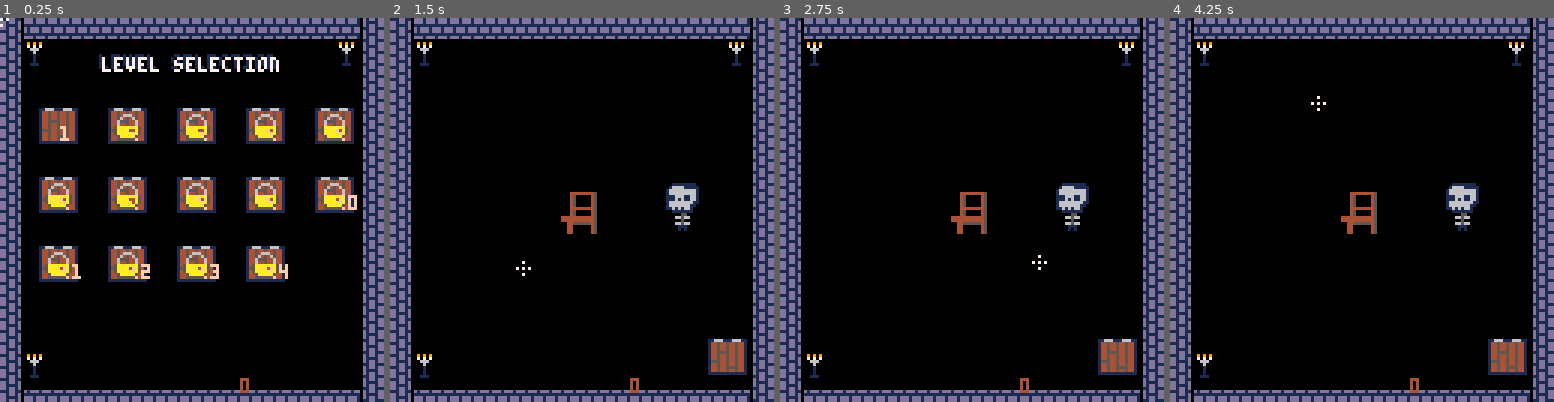
Above: before the commit, frames 1-4 (left to right).
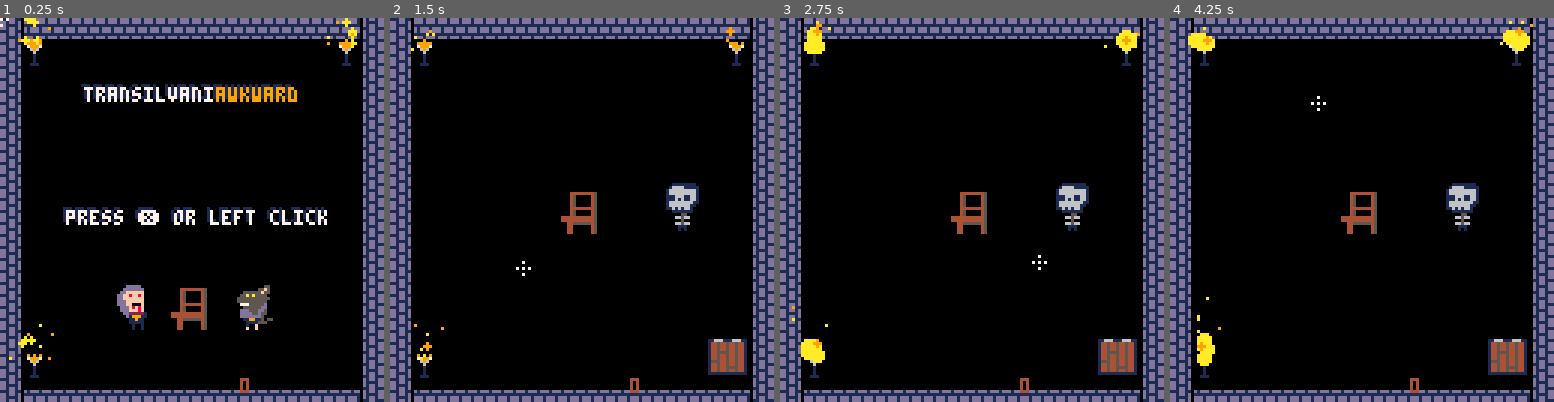
Above: after the commit, the same moments.

Repository: Mastoast/LDjam54
Game: PICO-8 cartridge ld54.p8
Two runs of this game, one before a commit and one after it. Both use one fixed random seed, a clock stepped at 60 frames per second and the inputs below.
Inputs (mouse positions are in pixels of both pictures, inside the frame that each line leads up to):
- Up to frame 1 (0.25 s): no input
- Up to frame 2 (1.5 s): tap O (Z key) at 0.33, 0.7, 1.43 s; click (459, 121) at 0.67 s; tap X (X key) at 1.07 s; click (520, 267) at 1.22 s
- Up to frame 3 (2.75 s): click (975, 114) at 1.77 s; tap X (X key) at 2.07, 2.4, 2.73 s; tap O (Z key) at 2.22 s; click (1037, 259) at 2.32 s
- Up to frame 4 (4.25 s): click (1492, 106) at 2.87 s; tap X (X key) every 0.33 s from 3.07 to 4.07 s; tap O (Z key) at 3.1, 3.98 s; click (1254, 256) at 3.42 s; click (1315, 102) at 3.97 s

The runs differ from the first frame. In frame 1, 20% of the frame differs, in the area x 2-93%, y 0-90%; in frame 2, 0.2%; in frame 3, 0.9%; in frame 4, 1.0%.

Commit message:
fixes

Diff:
--- a/ld54.p8
+++ b/ld54.p8
@@ -93,12 +93,142 @@
 
 
 
+…(130 lines of a section not shown)…
 __gff__
 0000000000000000000000000000000001000000020004000800100020000000000000000000000000000000000000000000000000000000000000000000000000000000000000000000400000000000000000000000000000000000000000000000000000000000000000000000000000000000000000000000000000000000
 0000000000000000000000000000000000000000000000000000000000000000000000000000000000000000000000000000000000000000000000000000000000000000000000000000000000000000000000000000000000000000000000000000000000000000000000000000000000000000000000000000000000000000
 __map__
 4442424242424242424242424242424500000000000000000000000000000000450000000000454545454500000000454545454545454545454545454545454545454545454545454545454545454545454545454545454545454545454545454545454545454545454545454545454545454545454545454545454545454545
-4477404040404040404040404040774500000000000000000000000000000000007700000000000000000000000077004577000000000000000000000000774545770000000000000000000000007745457700000000000000000000000077454577000000000000000000000000774545770000101100001819181916177745
+4440404040404040404040404040404500000000000000000000000000000000007700000000000000000000000077004577000000000000000000000000774545770000000000000000000000007745457700000000000000000000000077454577000000000000000000000000774545770000101100001819181916177745
 4440404040404040404040404040404500000000000000000000000000000000000000000000000000000000000000004500001415141514151415141500004545000000000000000000000000000045450000000000000000000000000000454500000000000000000000000000004545000000202100002829282926270045
 44404040404040404040404040404045000000000000000000000000000000000000000000000000000000000000000045000024252425242524252425000045450000000000000000000000000000454500000000000000000000000000004545000000000000000000000000000045450010114a4b10111415141514150045
 44404040404040404040404040404045000000000000000000000000000000000000000000000000000000000000000045001011101110111011101110110045450010110000000000000000000000454500000000000000000000000000004545001819000010111011000000000045450020215a5b20212425242524250045
@@ -111,23 +241,23 @@
 4440404040404040404040404040404500000000001415000014150000000000000000141516171415161714150000004500202120212021202120212021004545000000000000000000000000000045450000001819001a1b001a1b00000045450000000000000000000000000000454510114a4b1011000000001011000045
 4440404040404040404040404040404500000000002425000024250000000000000000242526272425262724250000004500000000000000000000000000004545000000000000001819181900000045450000002829002a2b002a2b0000004545000000001a1b1617161700000000454520215a5b2021000000002021000045
 44404040404040404040404040404045000000000000000000000000000000000000000000000000000000000000000045000014151415141514151415000045450000000000000028292829000000454500000000000000000000000000004545000000002a2b26272627000000004545000010110016171617161700000045
-4477404040404040404040404040404500000000000000000000000000000000007700000000000000000000000077004577002425242524252425242500774545770000000000000000000000007745457700000000000000000000000077454577000000000000000000000000774545770020210026272627262700007745
+4440404040404040404040404040404500000000000000000000000000000000007700000000000000000000000077004577002425242524252425242500774545770000000000000000000000007745457700000000000000000000000077454577000000000000000000000000774545770020210026272627262700007745
 4443434343434343434343434343434500000000000000000000000000000000450000000045454545450000000000454545454545454545454545454545454545454545454545454545454545454545454545454545454545454545454545454545454545454545454545454545454545454545454545454545454545454545
 4545454545454545454545454545454545454545454545454545454545454545454545454545454545454545454545454545454545454545454545454545454545454545454545454545454545454545454545454545454545454545454545454545454545454545454545454545454545454545454545454545454545454545
 45770000000000000000000000007745457700000000000000000000000077454577000000000000000000000000774545771415141514151415141514157745457700000000000000000000000077454577000010110000181916171c1d77454577000000000000000000000000774545770000000000000000000000007745
 45000000000000000000000000000045450000000000000000000000000000454500000000000000000000000000004545002425242524252425242524250045450000000000000000000000000000454500000020210000282926272c2d00454500000000000000000000000000004545000000000000000000000000000045
 4500000000000000000000000000004545000000000000000000000000000045450000000000000000000000000000454514150000000000000000000014154545000000000000000000000000000045450010114a4b101114151415141500454500000000000000000000000000004545000000000000000000000000000045
-4500000000000000000000000000004545000000000000000000000000000045450000000000000000000000000000454524250000001011101100000024254545000000000000000000000000000045450020215a5b202124252425242500454500000000000000000000000000004545000000000000000000000000000045
-450000000000000000000000000000454514150000000010110000000000004545000000000010110000000000000045450000000000202120210000000000454500000000000000000000000000004545000000101100001a1b1a1b141500454500000000000000000000000000004545000000000000000000000000000045
-450000000000000000000000000000454524250000000020210000000000004545000000000020210000000000000045450000101100000000000010110000454500000000000000000000000000004545000000202100002a2b2a2b242500454500000000000000000000000000004545000000000000000000000000000045
-4500000010111011101110110000004545141500001011101110110000000045450000000010111011101100000000454500002021001011101100202100004545000000000000000000000000000045450000000000000000000010110000454500000000000000000000000000004545000000000000000000000000000045
-4500000020212021202120210000004545242500002021202120210000000045450000000020212021202100000000454500001011002021202100101100004545000000000000000000000000000045450000000000000000000020210000454500000000000000000000000000004545000000000000000000000000000045
+4500000000000000000000000000004545000000000000000000000000000045450000000000000000000000000000454524250000001011101100000024254545000000101100001011000000000045450020215a5b202124252425242500454500000000000000000000000000004545000000000000000000000000000045
+450000000000000000000000000000454514150000000010110000000000004545000000000010110000000000000045450000000000202120210000000000454500000020211011202110110000004545000000101100001a1b1a1b141500454500000000000000000000000000004545000000000000000000000000000045
+450000000000000000000000000000454524250000000020210000000000004545000000000020210000000000000045450000101100000000000010110000454500000010112021101120210000004545000000202100002a2b2a2b242500454500000000000000000000000000004545000000000000000000000000000045
+4500000010111011101110110000004545141500001011101110110000000045450000000010111011101100000000454500002021001011101100202100004545000000202110112021101100000045450000000000000000000010110000454500000000000000000000000000004545000000000000000000000000000045
+4500000020212021202120210000004545242500002021202120210000000045450000000020212021202100000000454500001011002021202100101100004545000000000020210000202100000045450000000000000000000020210000454500000000000000000000000000004545000000000000000000000000000045
 450000000000000000000000000000454500000000000010110000000000004545000000000000000000000000000045450000202100000000000020210000454500000000000000000000000000004545000010110000000010114a4b1011454500000000000000000000000000004545000000000000000000000000000045
 450000000000000000000000000000454500000000000020210000000000004545000000000000000000000000000045450000000000101110110000000000454500000000000000000000000000004545000020210000000020215a5b2021454500000000000000000000000000004545000000000000000000000000000045
-45000000000016171c1d000000000045450000000000000000000000000000454500000000000000000000000000004545000000000020212021000000000045450000000000000000000000000000454510114a4b10110000000010110000454500000000000000000000000000004545000000000000000000000000000045
-45000000000026272c2d000000000045450000000000000000001c1d000000454500000000000000000000000000004545000000000000000000000000000045450000000000000000000000000000454520215a5b20210000000020210000454500000000000000000000000000004545000000000000000000000000000045
-45000000000000000000000000000045450000000000000000002c2d0000004545000014151c1d14151415000000004545001c1d1c1d000000000000000000454500161714151415141514151c1d0045450000101100161714151c1d000000454500000000000000000000000000004545000000000000000000000000000045
-457700000000000000000000000077454577000000000000000000000000774545770024252c2d24252425000000774545772c2d2c2d000000000000000077454577262724252425242524252c2d7745457700202100262724252c2d000077454577000000000000000000000000774545770000000000000000000000007745
+45000000000016171c1d000000000045450000000000000000000000000000454500000000000000000000000000004545000000000020212021000000000045450000000016171415161700000000454510114a4b10110000000010110000454500000000000000000000000000004545000000000000000000000000000045
+45000000000026272c2d000000000045450000000000000000001c1d000000454500000000000000000000000000004545000000000000000000000000000045450000000026272425262700000000454520215a5b20210000000020210000454500000000000000000000000000004545000000000000000000000000000045
+45000000000000000000000000000045450000000000000000002c2d0000004545000014151c1d14151415000000004545001c1d1c1d0000000000000000004545000014151c1d14151c1d1415000045450000101100161714151c1d000000454500000000000000000000000000004545000000000000000000000000000045
+457700000000000000000000000077454577000000000000000000000000774545770024252c2d24252425000000774545772c2d2c2d0000000000000000774545770024252c2d24252c2d2425007745457700202100262724252c2d000077454577000000000000000000000000774545770000000000000000000000007745
 4545454545454545454545454545454545454545454545454545454545454545454545454545454545454545454545454545454545454545454545454545454545454545454545454545454545454545454545454545454545454545454545454545454545454545454545454545454545454545454545454545454545454545
 
 
--- a/levels.lua
+++ b/levels.lua
@@ -107,7 +107,7 @@
     load_level_from_map(self)
 end
 
-level3_5 = { radius = 40, map = {x = 64, y = 16} }
+level3_5 = { radius = 20, map = {x = 64, y = 16} }
 function level3_5.init(self)
     load_level_from_map(self)
 end
--- a/main.lua
+++ b/main.lua
@@ -11,6 +11,9 @@
     shake = 0
     cam = {x = 0, y = 0}
     printable = 0
+    transi = 0
+    transi_min = 0
+    transi_max = 128
     --
     exir_door_pos = {x = 105, y = 105}
     levels = {level1_1, level1_2, level1_3, level1_4, level2_1, level2_2, level2_3, level2_4, level3_1, level3_2, level3_3, level3_4, level3_5, level3_6}
@@ -29,8 +32,8 @@
         levels[index].cleared = (dget(index) == 1 and true) or false
     end
     -- init_level(levels[current_level])
-    -- init_menu()
-    init_lvl_selection()
+    init_menu()
+    -- init_lvl_selection()
     -- create(bat, 64, 64)
 end
 
@@ -47,6 +50,13 @@
     --
     menuitem(1)
     menuitem(2)
+    create(chair, 56, 88)
+    local vamp = create(vampire, 40-4, 88)
+    vamp.flip_x = true
+    create(wolf, 72 + 4, 88)
+    create(chandelier, 11, 9)
+    create(chandelier, 11, 113)
+    create(chandelier, 115, 9)
 end
 
 function init_lvl_selection()
@@ -84,9 +94,9 @@
     --
     level:init()
     create(exit_door, exir_door_pos.x, exir_door_pos.y)
-    -- create(chandelier, 11, 9)
-    -- create(chandelier, 11, 113)
-    -- create(chandelier, 115, 9)
+    create(chandelier, 11, 9)
+    create(chandelier, 11, 113)
+    create(chandelier, 115, 9)
 end
 
 function reset_progression()
@@ -112,6 +122,16 @@
 
 function update_menu()
     if btnp(❎) then init_lvl_selection() end
+    for o in all(objects) do
+        if o.freeze > 0 then
+            o.freeze -= 1
+        else
+            o:update()
+        end
+    end
+    for a in all(particles) do
+        a:update()
+    end
 end
 
 function update_lvl_selection()
--- a/objects.lua
+++ b/objects.lua
@@ -35,7 +35,7 @@
     if self.picked then
         size = gtime % 50 < 25 and self.hit_h or self.hit_h - 1
     end
-    sspr((self.spr % 16) * 8, flr(self.spr \ 16) * 8, self.hit_w, self.hit_h, self.x, self.y, self.hit_w, size)
+    sspr((self.spr % 16) * 8, flr(self.spr \ 16) * 8, self.hit_w, self.hit_h, self.x, self.y, self.hit_w, size, self.flip_x, self.flip_y)
     if self.chair and gtime % self.ui_delay == 0 then
         if  self.is_happy then
             text = create(floating_text, self.x  + self.hit_w / 4, self.y + self.hit_h / 4)
@@ -130,17 +130,18 @@
     return self.is_happy and self.chair
 end
 
-chandelier = new_type(4)
+chandelier = new_type(119)
 function chandelier.update(self)
-    if gtime % 20 == 1 then
+    if gtime % 10 == 1 then
         spawn_particles(4, 3, self.x, self.y, 10, true)
     end
-    if gtime % 10 == 1 then
+    if gtime % 5 == 1 then
         spawn_particles(1, 2, self.x, self.y, 9, false)
     end
 end
 
 function chandelier.draw(self)
+    spr(self.spr, self.x - self.hit_w/2 + 1, self.y - 1)
     circfill(self.x, self.y, 1, 9)
 end
 
Not shown, changed: 130 lines of the sprite sheet (__gfx__) section of ld54.p8
Not shown, changed: the thumbnail (__label__) section of ld54.p8
